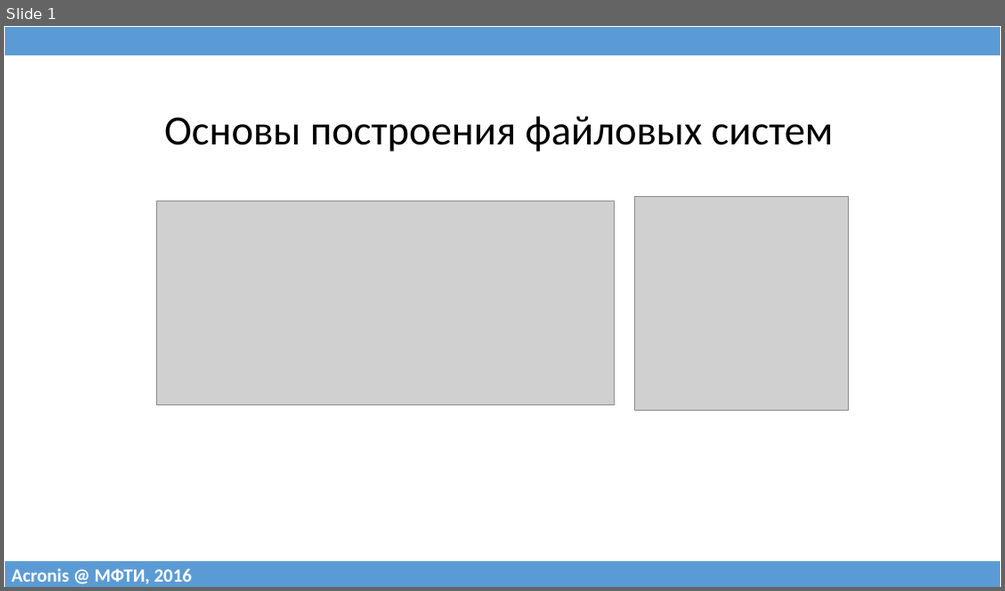
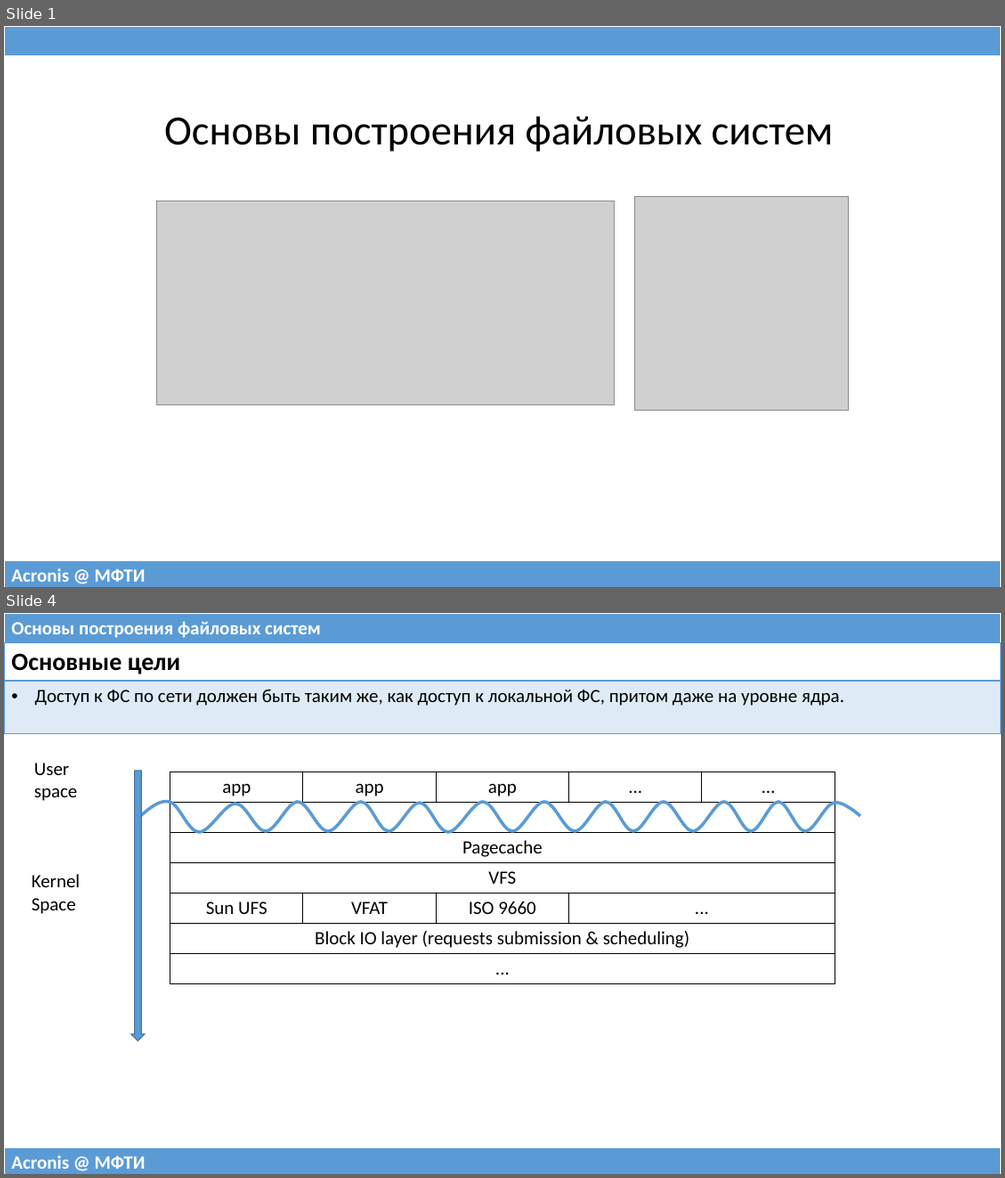
Before and after one commit to 75cc8545e7b021ed280ed0ef99fc7fc4/filesystems-101, a slide deck: talks/src/class11.pptx. Shown one above the other, each under a label of ours: slide 1 before the commit, slides 1 and 4 after it; the slides between them are not shown. The pictures are 1005x591 and 1005x1178 pixels, drawn with LibreOffice and Linux fonts; fonts in the diff are those of the drawing; grey boxes stand for pictures. Boxes give left, top, right and bottom in pixels: in the first picture for what was removed or moved away, otherwise in the second. Text is boxed around its words. In the diff, an @@ line names an element or a change of style, - is before the commit and + after.

```diff
--- a/talks/src/class11.pptx
+++ b/talks/src/class11.pptx
@@ slide 4 added at <box>4,613,1001,1174</box>, background #FFFFFF @@
@@ table added at <box>4,613,1001,643</box>, 1 rows, 1 columns @@
+Основы построения файловых систем
@@ table added at <box>4,643,1001,732</box>, 2 rows, 1 columns @@
+Основные цели
+Доступ к ФС по сети должен быть таким же, как доступ к локальной ФС, притом даже на уровне ядра.
@@ text added at <box>34,763,78,801</box>, 18 pt, text #000000 @@
+User
+space
@@ down arrow added at <box>131,771,145,1041</box>, fill #5B9BD5, outline #43739E 1 pt @@
@@ table added at <box>170,771,835,981</box>, 7 rows, 5 columns @@
+app | app | app | ... | …
+ |  |  |  | 
+Pagecache |  |  |  | 
+VFS |  |  |  | 
+Sun UFS | VFAT | ISO 9660 | ... | 
+Block IO layer (requests submission & scheduling) |  |  |  | 
+... |  |  |  | 
@@ freeform shape added at <box>139,802,860,832</box>, outline #5B9BD5 3 pt @@
@@ text added at <box>32,874,81,914</box>, 18 pt, text #000000 @@
+Kernel
+Space
@@ table added at <box>4,1147,1001,1174</box>, 1 rows, 1 columns @@
+Acronis @ МФТИ
@@ slide 1 changed as well @@
@@ table at <box>4,560,1001,587</box> @@
-row 1, column 1: Acronis @ МФТИ, 2016
+row 1, column 1: Acronis @ МФТИ
```
Also in this commit, not shown: 2 other slides changed, 52 other slides added, 16 slides removed, 1 other file.
